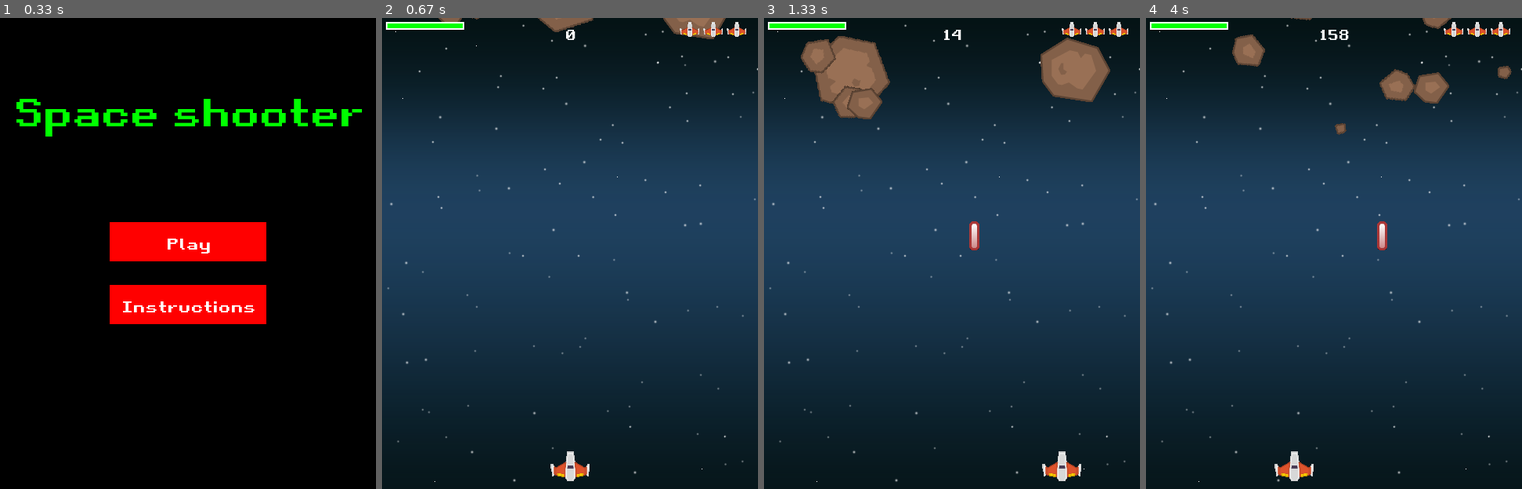
Above: before the commit, frames 1-4 (left to right).
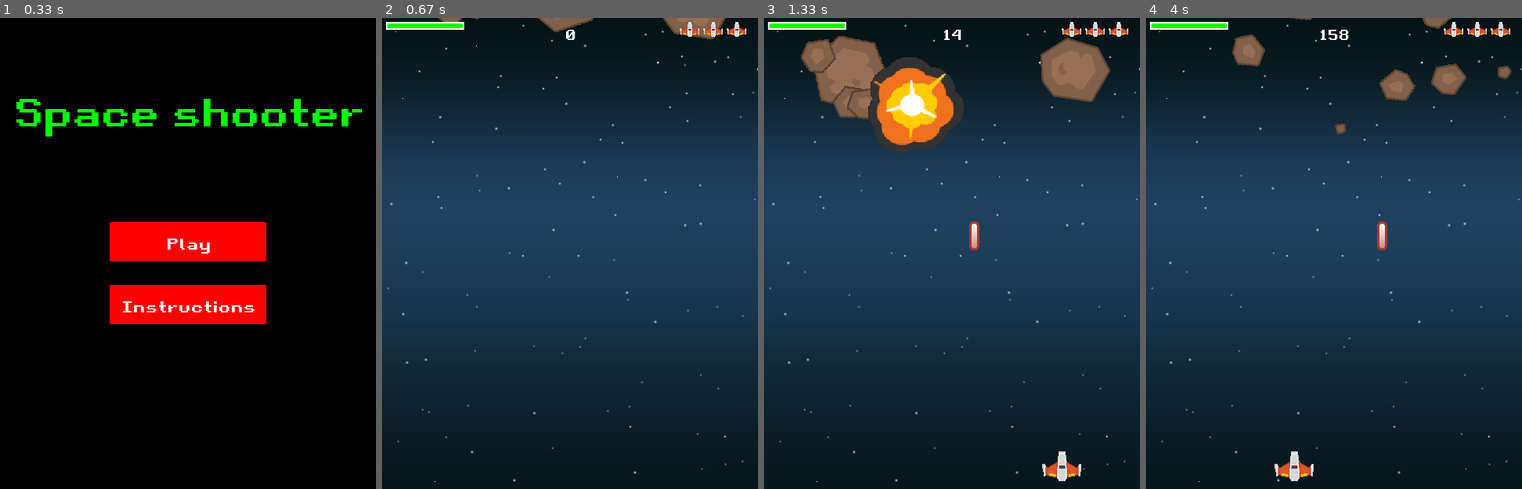
Above: after the commit, the same moments.

Repository: j-tesla/space-shooter
Game: pygame game, started from main.py
Same seed, same stepped clock (60 frames per second), same inputs: the game is played once before the commit and once after it.
Inputs (mouse positions are in pixels of both pictures, inside the frame that each line leads up to):
- Up to frame 1 (0.33 s): no input
- Up to frame 2 (0.67 s): click (570, 253) at 0.38 s
- Up to frame 3 (1.33 s): tap Space at 0.67, 1.07 s; hold Right from 1 s (still down)
- Up to frame 4 (4 s): tap Space at 1.37, 1.57, 1.87, 2.07, 2.37, 2.63, 2.93, 3.07, 3.37, 3.73 s; release Right at 1.47 s; hold Right 1.5-1.97 s; hold Left 2-2.53 s; hold Left 2.57-2.97 s; hold Right 3-3.63 s; hold Left from 3.67 s (still down)

Frame 1 is identical in both runs. In frame 2, 0.3% of the frame differs, in the area x 44-56%, y 92-99%; in frame 3, 3.9%, in the area x 27-54%, y 8-29%; in frame 4, 0.7%.

Commit message:
bug fix - making player invulnerable as soon as he spawns

Diff:
--- a/main.py
+++ b/main.py
@@ -170,7 +170,7 @@
         # check mob player collision
         hits = pygame.sprite.spritecollide(player, mobs, True, pygame.sprite.collide_circle)
         for hit in hits:
-            if not player.shield_up:
+            if not player.shield_up and not player.just_started:
                 player.health -= hit.radius * 2
             if player.health <= 0:
                 if pygame.mixer.get_init():
@@ -182,10 +182,11 @@
                 player.lives -= 1
                 # player.health = 100
             else:
-                if pygame.mixer.get_init():
-                    random.choice(expl_snds).play()
-                explosion = Explosion(expln_anim, hit.rect.center, hit.rect.width * 0.5)
-                all_sprites.add(explosion)
+                if not player.just_started:
+                    if pygame.mixer.get_init():
+                        random.choice(expl_snds).play()
+                    explosion = Explosion(expln_anim, hit.rect.center, hit.rect.width * 0.5)
+                    all_sprites.add(explosion)
                 spawn_mob()
         if player.lives == 0 and not death_explosion.alive():
             RUNNING = False
@@ -246,14 +247,30 @@
         self.power_timer = 7000
         self.shield_up = False
         self.shield_up_time = pygame.time.get_ticks()
+        self.invul = 1000
+        self.start_time = pygame.time.get_ticks()
+        self.just_started = True
 
     def update(self):
+        # invulnerable time
+        if self.just_started:
+            if pygame.time.get_ticks() % 10 > 4:
+                self.rect.centery = HEIGHT + 200
+            else:
+                self.rect.bottom = HEIGHT - 10
+
+        if self.just_started and pygame.time.get_ticks() - self.start_time > self.invul:
+            self.just_started = False
+            self.rect.bottom = HEIGHT - 10
+
         # unhide
         if self.hidden and pygame.time.get_ticks() - self.hide_timer > self.hidden_time:
             self.hidden = False
             self.health = 100
             self.rect.centerx = int(WIDTH / 2)
             self.rect.bottom = HEIGHT - 10
+            self.start_time = pygame.time.get_ticks()
+            self.just_started = True
         # gun timer
         if len(self.gun_power_time_heap) > 0:
             if pygame.time.get_ticks() - self.gun_power_time_heap[0] > self.power_timer:
